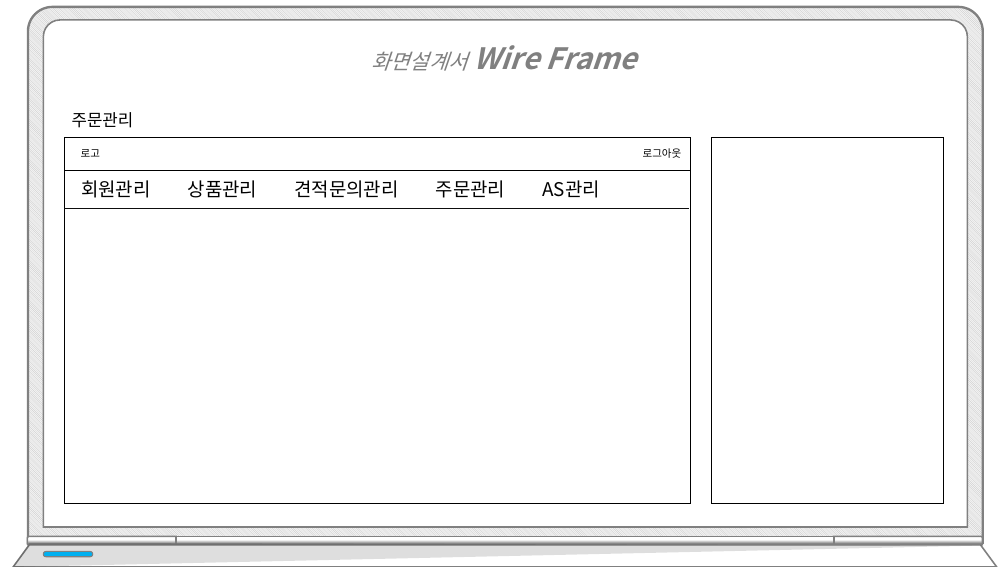
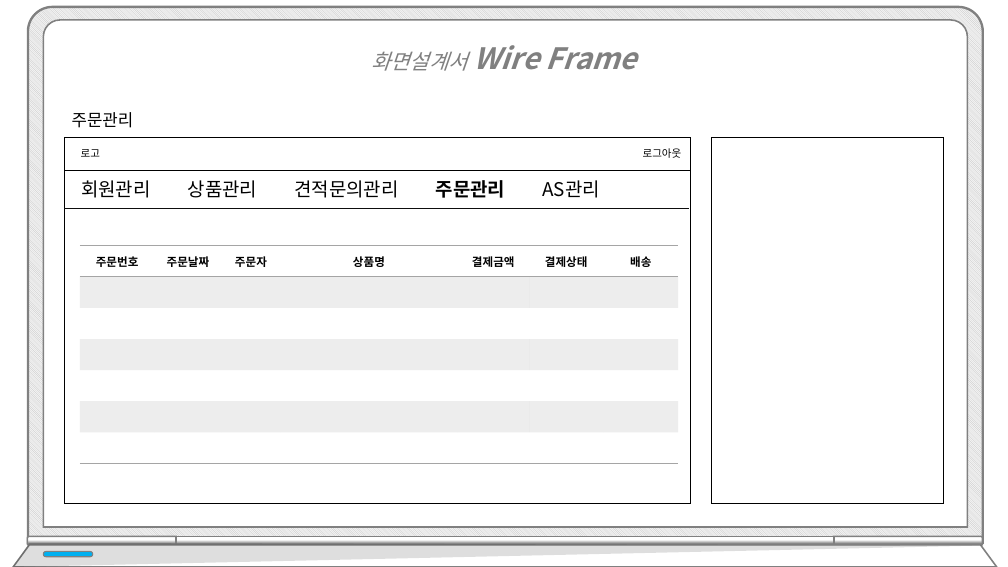
Before and after one commit to hhsw07/ezen-academy-projects, a slide deck: slide 17 of WebContent/cmk/프로젝트5.pptx. Drawn at 1008x567 pixels with LibreOffice and Linux fonts; fonts in the diff are those of the drawing. Boxes give left, top, right and bottom in pixels: in the first picture for what was removed or moved away, otherwise in the second. Text is boxed around its words. In the diff, an @@ line names an element or a change of style, - is before the commit and + after.

```diff
--- a/WebContent/cmk/프로젝트5.pptx
+++ b/WebContent/cmk/프로젝트5.pptx
@@ text "회원관리 상품관리 견적문의관리 주문관리 AS관리" at (81, 180, 600, 198): bold on in "주문관리" @@
@@ table added at (80, 246, 679, 464), 7 rows, 7 columns @@
+주문번호 | 주문날짜 | 주문자 | 상품명 | 결제금액 | 결제상태 | 배송
+ |  |  |  |  |  | 
+ |  |  |  |  |  | 
+ |  |  |  |  |  | 
+ |  |  |  |  |  | 
+ |  |  |  |  |  | 
+ |  |  |  |  |  | 
```
Also in this commit, not shown: 5 other slides changed, 1 other file.
